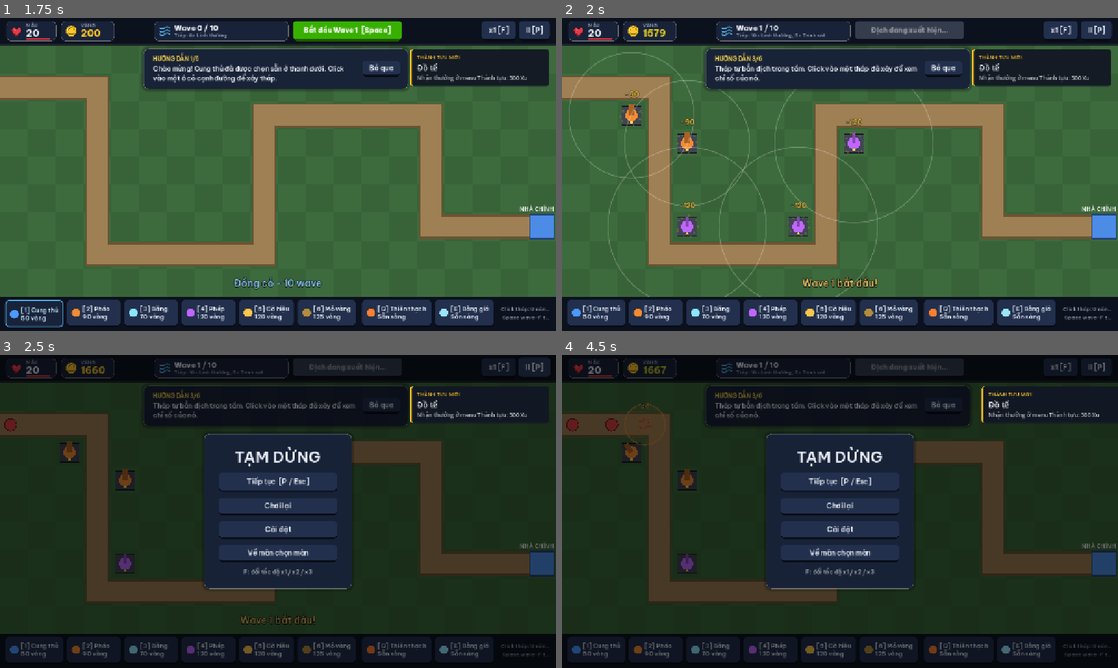
Above: before the commit, frames 1-4 (two rows, left to right).
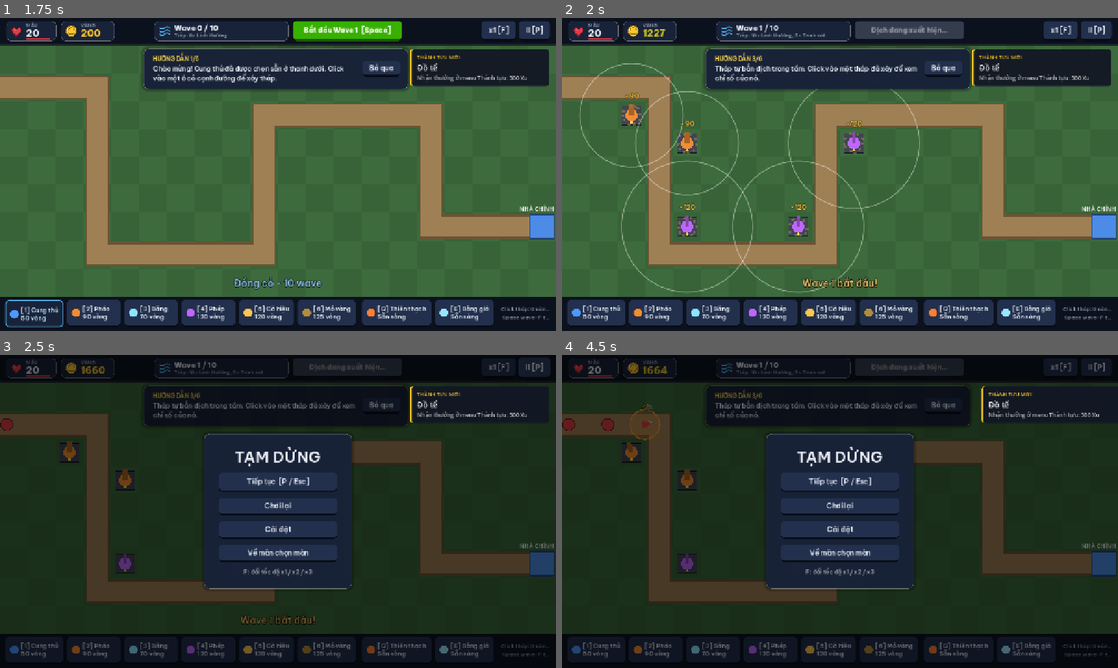
Above: after the commit, the same moments.

Repository: minhkhoitran1808-ux/my-space-game
Game: Godot game, scene res://tests/smoke_test.tscn
Same seed, same stepped clock (60 frames per second), same inputs: the game is played once before the commit and once after it. This scene is started directly instead of the project's main scene.
Inputs:
- Up to frame 1 (1.75 s): click "Bắt đầu Wave 1 [Space]" at 0.5 s; click "x1 [F]" at 1.25 s
- Up to frame 2 (2 s): no input
- Up to frame 3 (2.5 s): click "II [P]" at 2 s
- Up to frame 4 (4.5 s): click "[1] Cung thủ 50 vàng" at 2.75 s; click "[2] Pháo 90 vàng" at 3.5 s; click "[3] Băng 70 vàng" at 4.25 s

Frame 1 is identical in both runs. In frame 2, 2.7% of the frame differs, in the area x 1-67%, y 3-90%; in frame 3, less than 0.1%; in frame 4, 0.4%.

Commit message:
New enemies (Wisp, Splitter), boss summons and anti-farming rewards
- Wisp: 60% magic resist, new translucent blob shape.
- Splitter: splits into 3 Splitlings on death.
- Boss summons 2 Grunts every 8 s (SummonerAura component, pulse ring)
  and its slow is capped (new EnemyData.max_slow).
- Enemies spawned by other enemies (splits, boss children, summons)
  give no gold; normal kill rewards grow 3% per wave, slower than HP.
- Endless mode can roll Wisps (wave 6+) and Splitters (wave 8+);
  Codex draws the new shape.

Co-Authored-By: Claude Opus 5.5 <noreply@anthropic.com>
Claude-Session: https://claude.ai/code/session_018BkuVcu9zCGSmj6Xq9TjTi

Diff:
--- a/tower-defense/resources/enemies/boss_enemy.tres
+++ b/tower-defense/resources/enemies/boss_enemy.tres
@@ -1,8 +1,9 @@
-[gd_resource type="Resource" script_class="EnemyData" load_steps=4 format=3]
+[gd_resource type="Resource" script_class="EnemyData" load_steps=5 format=3]
 
 [ext_resource type="Script" path="res://scripts/resources/EnemyData.gd" id="1_data"]
 [ext_resource type="PackedScene" path="res://scenes/enemies/Enemy.tscn" id="2_scene"]
 [ext_resource type="Resource" path="res://resources/enemies/swarm_enemy.tres" id="3_child"]
+[ext_resource type="Resource" path="res://resources/enemies/basic_enemy.tres" id="4_summon"]
 
 [resource]
 script = ExtResource("1_data")
@@ -16,6 +17,10 @@
 armor = 0.3
 magic_resist = 0.3
 slow_resistance = 0.5
+max_slow = 0.4
+summon_enemy = ExtResource("4_summon")
+summon_count = 2
+summon_interval = 8.0
 spawn_on_death = ExtResource("3_child")
 spawn_on_death_count = 8
 color = Color(0.55, 0.1, 0.15, 1)
--- /dev/null
+++ b/tower-defense/resources/enemies/splitling_enemy.tres
@@ -0,0 +1,17 @@
+[gd_resource type="Resource" script_class="EnemyData" load_steps=3 format=3]
+
+[ext_resource type="Script" path="res://scripts/resources/EnemyData.gd" id="1_data"]
+[ext_resource type="PackedScene" path="res://scenes/enemies/Enemy.tscn" id="2_scene"]
+
+[resource]
+script = ExtResource("1_data")
+id = &"splitling"
+display_name = "Mảnh tách"
+max_health = 20.0
+speed = 120.0
+reward = 0
+damage_to_base = 1
+color = Color(0.55, 0.75, 0.3, 1)
+radius = 8.0
+shape = 0
+scene = ExtResource("2_scene")
--- /dev/null
+++ b/tower-defense/resources/enemies/splitter_enemy.tres
@@ -0,0 +1,22 @@
+[gd_resource type="Resource" script_class="EnemyData" load_steps=4 format=3]
+
+[ext_resource type="Script" path="res://scripts/resources/EnemyData.gd" id="1_data"]
+[ext_resource type="PackedScene" path="res://scenes/enemies/Enemy.tscn" id="2_scene"]
+[ext_resource type="Resource" path="res://resources/enemies/splitling_enemy.tres" id="3_child"]
+
+[resource]
+script = ExtResource("1_data")
+id = &"splitter"
+display_name = "Kẻ tách đôi"
+hint = "Chết thì tách 3 mảnh: dùng nổ lan"
+max_health = 140.0
+speed = 75.0
+reward = 10
+damage_to_base = 2
+armor = 0.2
+spawn_on_death = ExtResource("3_child")
+spawn_on_death_count = 3
+color = Color(0.45, 0.65, 0.2, 1)
+radius = 15.0
+shape = 1
+scene = ExtResource("2_scene")
--- /dev/null
+++ b/tower-defense/resources/enemies/wisp_enemy.tres
@@ -0,0 +1,20 @@
+[gd_resource type="Resource" script_class="EnemyData" load_steps=3 format=3]
+
+[ext_resource type="Script" path="res://scripts/resources/EnemyData.gd" id="1_data"]
+[ext_resource type="PackedScene" path="res://scenes/enemies/Enemy.tscn" id="2_scene"]
+
+[resource]
+script = ExtResource("1_data")
+id = &"wisp"
+display_name = "Hồn ma"
+hint = "Kháng phép 60%: dùng Cung, Pháo"
+max_health = 80.0
+speed = 105.0
+reward = 8
+damage_to_base = 1
+armor = 0.0
+magic_resist = 0.6
+color = Color(0.7, 0.85, 1, 1)
+radius = 13.0
+shape = 6
+scene = ExtResource("2_scene")
--- a/tower-defense/scripts/combat/StatusEffectHandler.gd
+++ b/tower-defense/scripts/combat/StatusEffectHandler.gd
@@ -44,6 +44,7 @@
 	var strongest_slow := 0.0
 	for entry: Dictionary in _active.values():
 		strongest_slow = maxf(strongest_slow, entry.data.slow_amount)
+	strongest_slow = minf(strongest_slow, _enemy.data.max_slow)
 	return 1.0 - strongest_slow * (1.0 - _enemy.data.slow_resistance)
 
 
--- a/tower-defense/scripts/enemies/Enemy.gd
+++ b/tower-defense/scripts/enemies/Enemy.gd
@@ -17,6 +17,8 @@
 signal damaged(enemy: Enemy, amount: float, info: DamageInfo)
 ## Phát ra khi được hồi máu (vd bởi Thầy lang), với lượng máu THỰC được hồi.
 signal healed(enemy: Enemy, amount: float)
+## Địch gọi quân (Boss): WaveManager nghe để sinh quân tại chỗ (quân gọi ra không cho vàng).
+signal summon_requested(enemy: Enemy, summon_data: EnemyData, count: int)
 
 ## Tên group để tháp tìm mục tiêu.
 const GROUP := &"enemies"
@@ -29,6 +31,8 @@
 var base_speed: float = 0.0
 ## Hệ số máu của wave, để địch con sinh ra khi chết cũng mạnh tương ứng.
 var health_multiplier: float = 1.0
+## Hệ số vàng khi bị hạ (WaveManager gán: tăng 3% mỗi wave; quân sinh từ địch khác = 0).
+var reward_multiplier: float = 1.0
 ## Node gây đòn cuối cùng (dùng cho thống kê của tháp).
 var last_damage_source: Node = null
 ## Địch thuộc wave nào (WaveManager gán, dùng để biết khi nào từng wave kết thúc).
@@ -67,6 +71,11 @@
 	health_bar.track(self)
 	hit_feedback.track(self)
 	hit_feedback.changed.connect(queue_redraw)
+	if data.summon_interval > 0.0 and data.summon_enemy:
+		var summoner := SummonerAura.new()
+		summoner.name = "SummonerAura"
+		add_child(summoner)
+		summoner.setup(self)
 	if data.heal_radius > 0.0:
 		var aura := HealerAura.new()
 		aura.name = "HealerAura"
@@ -145,9 +154,14 @@
 	return gained
 
 
+## Vàng nhận được khi hạ con này.
+func get_reward() -> int:
+	return roundi(data.reward * reward_multiplier)
+
+
 func _die() -> void:
 	_is_dead = true
-	died.emit(self, data.reward)
+	died.emit(self, get_reward())
 	queue_free()
 
 
@@ -205,6 +219,13 @@
 				draw_colored_polygon(wing, body_color.darkened(0.25))
 			draw_circle(Vector2.ZERO, r * 0.6, body_color)
 			draw_arc(Vector2.ZERO, r * 0.6, 0.0, TAU, 24, outline, 2.0)
+		EnemyData.Shape.BLOB:
+			# Hồn ma: giọt bán trong suốt có đuôi.
+			var ghost := Color(body_color, 0.75)
+			draw_colored_polygon(PackedVector2Array([Vector2(-r * 0.7, r * 0.3), Vector2(0, r * 1.5), Vector2(r * 0.7, r * 0.3)]), ghost)
+			draw_circle(Vector2.ZERO, r, ghost)
+			for side in [-1.0, 1.0]:
+				draw_circle(Vector2(side * r * 0.35, -r * 0.1), r * 0.18, Color(0.1, 0.1, 0.2, 0.9))
 		EnemyData.Shape.CROSS:
 			# Thầy lang: thân tròn có dấu cộng trắng.
 			draw_circle(Vector2.ZERO, r, body_color)
--- /dev/null
+++ b/tower-defense/scripts/enemies/SummonerAura.gd
@@ -0,0 +1,45 @@
+class_name SummonerAura
+extends Node2D
+## Địch gọi quân (EnemyData.summon_interval > 0, vd Boss): cứ summon_interval giây phát
+## Enemy.summon_requested; WaveManager sinh quân ngay sau lưng (không cho vàng).
+## Mỗi lần gọi có vòng đỏ sẫm loé ra để người chơi biết vì sao địch tự nhiên đông lên.
+
+const PULSE_TIME := 0.4
+const COLOR := Color("8C2F39")
+
+var _enemy: Enemy
+var _timer := 0.0
+var _pulse_age := INF
+
+
+func setup(enemy: Enemy) -> void:
+	_enemy = enemy
+	_timer = enemy.data.summon_interval
+	show_behind_parent = true
+
+
+func _process(delta: float) -> void:
+	if _enemy == null or not _enemy.is_alive():
+		return
+	_timer -= delta
+	if _timer <= 0.0:
+		_timer += _enemy.data.summon_interval
+		summon()
+	if _pulse_age < PULSE_TIME:
+		_pulse_age += delta
+		queue_redraw()
+
+
+## Gọi quân ngay lập tức.
+func summon() -> void:
+	_enemy.summon_requested.emit(_enemy, _enemy.data.summon_enemy, _enemy.data.summon_count)
+	_pulse_age = 0.0
+	queue_redraw()
+
+
+func _draw() -> void:
+	if _pulse_age >= PULSE_TIME:
+		return
+	var t := _pulse_age / PULSE_TIME
+	var radius := _enemy.data.radius * (1.2 + (0.0 if VisualSettings.reduced_motion else 1.3 * t))
+	draw_arc(Vector2.ZERO, radius, 0.0, TAU, 40, Color(COLOR, 0.9 * (1.0 - t)), 4.0, true)
--- a/tower-defense/scripts/fx/FxManager.gd
+++ b/tower-defense/scripts/fx/FxManager.gd
@@ -157,7 +157,8 @@
 
 func _on_enemy_died(enemy: Enemy, reward: int) -> void:
 	var origin := enemy.global_position
-	_add_text(origin + Vector2(0, -enemy.data.radius - 18.0), "+%d" % reward, Color(1.0, 0.85, 0.3), 16)
+	if reward > 0:
+		_add_text(origin + Vector2(0, -enemy.data.radius - 18.0), "+%d" % reward, Color(1.0, 0.85, 0.3), 16)
 	var count := 6 + int(enemy.data.radius * 0.4)
 	for i in count:
 		var direction := Vector2.from_angle(TAU * i / count + randf_range(-0.3, 0.3))
--- a/tower-defense/scripts/managers/WaveGenerator.gd
+++ b/tower-defense/scripts/managers/WaveGenerator.gd
@@ -9,11 +9,11 @@
 ## kỷ lục giữa các lần chơi là công bằng và test có thể lặp lại.
 
 ## Ngân sách mỗi loại địch tiêu tốn (xấp xỉ độ nguy hiểm).
-const THREAT := {&"basic": 1.0, &"fast": 1.0, &"swarm": 0.4, &"armored": 2.5, &"bat": 1.2, &"healer": 2.2}
+const THREAT := {&"basic": 1.0, &"fast": 1.0, &"swarm": 0.4, &"armored": 2.5, &"bat": 1.2, &"healer": 2.2, &"wisp": 1.6, &"splitter": 2.6}
 ## Wave đầu tiên loại địch được phép xuất hiện.
-const UNLOCK_WAVE := {&"basic": 1, &"fast": 2, &"swarm": 3, &"armored": 4, &"bat": 5, &"healer": 7}
+const UNLOCK_WAVE := {&"basic": 1, &"fast": 2, &"swarm": 3, &"armored": 4, &"bat": 5, &"healer": 7, &"wisp": 6, &"splitter": 8}
 ## Khoảng cách spawn gợi ý theo loại địch (giây, ở wave 1).
-const BASE_INTERVAL := {&"basic": 0.8, &"fast": 0.45, &"swarm": 0.2, &"armored": 1.2, &"bat": 0.6, &"healer": 1.4}
+const BASE_INTERVAL := {&"basic": 0.8, &"fast": 0.45, &"swarm": 0.2, &"armored": 1.2, &"bat": 0.6, &"healer": 1.4, &"wisp": 0.6, &"splitter": 1.2}
 const BOSS_ID := &"boss"
 const BOSS_EVERY := 10
 
--- a/tower-defense/scripts/managers/WaveManager.gd
+++ b/tower-defense/scripts/managers/WaveManager.gd
@@ -46,6 +46,8 @@
 
 ## Khoảng cách (pixel trên đường đi) giữa các địch con sinh ra khi địch mẹ chết.
 const DEATH_SPAWN_SPACING := 14.0
+## Vàng hạ địch tăng thêm chừng này mỗi wave (máu địch tăng nhanh hơn => không lăn cầu tuyết).
+const REWARD_GROWTH_PER_WAVE := 0.03
 ## Thưởng gọi sớm = EARLY_CALL_BASE_BONUS + EARLY_CALL_BONUS_PER_WAVE * số thứ tự wave được gọi.
 const EARLY_CALL_BASE_BONUS := 10
 const EARLY_CALL_BONUS_PER_WAVE := 2
@@ -304,8 +306,11 @@
 
 
 ## wave_index < 0 nghĩa là "wave hiện tại"; path = null nghĩa là làn đầu tiên phù hợp.
+## spawned_by_enemy = true: quân sinh ra từ địch khác (tách đôi, Boss chết / gọi quân), không cho vàng
+## để không "cày" được tiền. Còn lại: vàng tăng 3% mỗi wave (chậm hơn máu địch).
 func _spawn_enemy(enemy_data: EnemyData, health_multiplier: float, speed_multiplier: float,
-		start_progress: float = 0.0, wave_index: int = -1, path: Path2D = null) -> Enemy:
+		start_progress: float = 0.0, wave_index: int = -1, path: Path2D = null,
+		spawned_by_enemy: bool = false) -> Enemy:
 	if wave_index < 0:
 		wave_index = maxi(_current_wave_index, 0)
 	if path == null:
@@ -313,7 +318,9 @@
 	var enemy := enemy_data.scene.instantiate() as Enemy
 	enemy.setup(enemy_data, health_multiplier, speed_multiplier)
 	enemy.wave_index = wave_index
+	enemy.reward_multiplier = 0.0 if spawned_by_enemy else 1.0 + REWARD_GROWTH_PER_WAVE * wave_index
 	enemy.died.connect(_on_enemy_died)
+	enemy.summon_requested.connect(_on_summon_requested)
 	enemy.reached_end.connect(_on_enemy_reached_end)
 	path.add_child(enemy)
 	enemy.progress = start_progress
@@ -332,11 +339,20 @@
 			var same_lane := child_data.is_flying == enemy.data.is_flying
 			_spawn_enemy(child_data, enemy.health_multiplier, 1.0,
 					maxf(enemy.progress - i * DEATH_SPAWN_SPACING, 0.0) if same_lane else 0.0,
-					enemy.wave_index, enemy.get_parent() if same_lane else null)
+					enemy.wave_index, enemy.get_parent() if same_lane else null, true)
 
 	_alive_by_wave[enemy.wave_index] -= 1
 	GameManager.add_gold(reward)
 	_check_wave_completed(enemy.wave_index)
+
+
+## Boss gọi quân: sinh ngay sau lưng Boss, cùng làn, cùng hệ số máu, không cho vàng.
+func _on_summon_requested(enemy: Enemy, summon_data: EnemyData, count: int) -> void:
+	if not enemy.is_alive() or summon_data.scene == null:
+		return
+	for i in count:
+		_spawn_enemy(summon_data, enemy.health_multiplier, 1.0, maxf(enemy.progress - 24.0 - i * DEATH_SPAWN_SPACING, 0.0),
+				enemy.wave_index, enemy.get_parent(), true)
 
 
 func _on_enemy_reached_end(enemy: Enemy, damage: int) -> void:
--- a/tower-defense/scripts/resources/EnemyData.gd
+++ b/tower-defense/scripts/resources/EnemyData.gd
@@ -7,7 +7,7 @@
 ## WaveManager tự quét thư mục này, nên trong file wave chỉ cần ghi "id".
 
 ## Hình dạng vẽ tạm khi chưa có sprite.
-enum Shape { CIRCLE, SQUARE, TRIANGLE, DIAMOND, BAT, CROSS }
+enum Shape { CIRCLE, SQUARE, TRIANGLE, DIAMOND, BAT, CROSS, BLOB }
 
 ## Mã định danh, dùng trong các file data/waves/*.json. Phải duy nhất.
 @export var id: StringName = &"basic"
@@ -36,6 +36,8 @@
 @export_range(0.0, 0.9, 0.05) var magic_resist: float = 0.0
 ## Giảm hiệu quả làm chậm (0.5 = chỉ chịu một nửa).
 @export_range(0.0, 1.0, 0.05) var slow_resistance: float = 0.0
+## Mức làm chậm tối đa áp được (trước khi tính slow_resistance). 1 = không giới hạn.
+@export_range(0.0, 1.0, 0.05) var max_slow: float = 1.0
 
 @export_group("Hồi máu")
 ## Bán kính hồi máu cho địch xung quanh (0 = không hồi; > 0 = địch "Thầy lang", xem HealerAura).
@@ -44,6 +46,13 @@
 @export var heal_amount: float = 0.0
 ## Khoảng cách giữa hai lần hồi (giây).
 @export var heal_interval: float = 2.5
+
+@export_group("Gọi quân")
+## Cứ summon_interval giây gọi summon_count con summon_enemy tại chỗ (0 = không gọi).
+## Quân được gọi không cho vàng.
+@export var summon_enemy: EnemyData
+@export var summon_count: int = 0
+@export var summon_interval: float = 0.0
 
 @export_group("Khi chết")
 ## Loại địch sinh ra khi con này chết (để trống nếu không có).
--- a/tower-defense/scripts/ui/meta/CodexScreen.gd
+++ b/tower-defense/scripts/ui/meta/CodexScreen.gd
@@ -133,6 +133,9 @@
 			canvas.draw_colored_polygon(PackedVector2Array([c + Vector2(0, -r), c + Vector2(r, r * 0.8), c + Vector2(-r, r * 0.8)]), color)
 		EnemyData.Shape.DIAMOND:
 			canvas.draw_colored_polygon(PackedVector2Array([c + Vector2(0, -r), c + Vector2(r, 0), c + Vector2(0, r), c + Vector2(-r, 0)]), color)
+		EnemyData.Shape.BLOB:
+			canvas.draw_colored_polygon(PackedVector2Array([c + Vector2(-r * 0.7, r * 0.3), c + Vector2(0, r * 1.5), c + Vector2(r * 0.7, r * 0.3)]), Color(color, 0.75))
+			canvas.draw_circle(c, r, Color(color, 0.75))
 		EnemyData.Shape.BAT:
 			for side in [-1.0, 1.0]:
 				canvas.draw_colored_polygon(PackedVector2Array([c + Vector2(side * r * 0.3, -r * 0.2),
--- a/tower-defense/tests/smoke_test.gd
+++ b/tower-defense/tests/smoke_test.gd
@@ -44,6 +44,7 @@
 	await _test_systems()
 	await _test_tower_management()
 	await _test_tower_mechanics()
+	await _test_new_enemies()
 	await _test_match_flow()
 	await _test_level_flow()
 	await _test_abilities_and_flying()
@@ -303,6 +304,57 @@
 	frost._shoot(victims[0])
 	_check(in_range.size() >= 2 and in_range.all(func(enemy: Enemy) -> bool:
 			return enemy.health < enemy.max_health and enemy.status_effects.has_effect(&"slow")), "sóng toả: %d địch trong tầm đều trúng + chậm" % in_range.size())
+	await _free_main(main)
+
+
+# --- Phần 1p: địch mới + chống cày tiền -----------------------------------------------
+
+func _test_new_enemies() -> void:
+	print("[1p] Địch mới + chống cày tiền")
+	var main := await _new_main()
+	var waves: WaveManager = main.wave_manager
+	var path: Path2D = main.map.get_paths()[0]
+	for id in [&"wisp", &"splitter", &"splitling"]:
+		_check(waves.get_enemy_type(id) != null, "có loại địch '%s'" % id)
+
+	# Hồn ma kháng phép 60%.
+	var wisp := _spawn_test_enemy(path, waves.get_enemy_type(&"wisp"))
+	_check(is_equal_approx(wisp.take_damage(DamageInfo.new(100.0, DamageInfo.Type.MAGIC)), 40.0), "Hồn ma: phép 100 => 40")
+	wisp.queue_free()
+
+	# Vàng tăng 3% mỗi wave; quân sinh từ địch khác không cho vàng.
+	var early: Enemy = waves._spawn_enemy(waves.get_enemy_type(&"basic"), 1.0, 0.0, 300.0, 0)
+	var late: Enemy = waves._spawn_enemy(waves.get_enemy_type(&"basic"), 1.0, 0.0, 300.0, 9)
+	_check(early.get_reward() == 8 and late.get_reward() == roundi(8 * 1.27), "vàng hạ địch: wave 1 = 8, wave 10 = %d" % late.get_reward())
+	var gold_before := GameManager.gold
+	var splitter: Enemy = waves._spawn_enemy(waves.get_enemy_type(&"splitter"), 1.0, 0.0, 300.0)
+	splitter.take_damage(DamageInfo.new(9999.0, DamageInfo.Type.TRUE))
+	await get_tree().process_frame
+	var spawned := get_tree().get_nodes_in_group(Enemy.GROUP).filter(func(node: Node) -> bool: return node.data.id == &"splitling")
+	_check(spawned.size() == 3 and GameManager.gold == gold_before + 10, "Kẻ tách đôi chết: 3 mảnh tách, chỉ +10 vàng của con mẹ")
+	gold_before = GameManager.gold
+	for piece: Enemy in spawned:
+		piece.take_damage(DamageInfo.new(9999.0, DamageInfo.Type.TRUE))
+	_check(GameManager.gold == gold_before, "hạ mảnh tách: không cho vàng")
+
+	# Boss gọi 2 lính mỗi 8 giây (không cho vàng); làm chậm bị giới hạn.
+	var boss: Enemy = waves._spawn_enemy(waves.get_enemy_type(&"boss"), 1.0, 0.0, 500.0)
+	await get_tree().process_frame
+	var basics_before := get_tree().get_nodes_in_group(Enemy.GROUP).filter(func(node: Node) -> bool: return node.data.id == &"basic").size()
+	boss.get_node("SummonerAura").summon()
+	await get_tree().process_frame
+	var summoned := get_tree().get_nodes_in_group(Enemy.GROUP).filter(func(node: Node) -> bool: return node.data.id == &"basic")
+	_check(summoned.size() == basics_before + 2, "Boss gọi 2 lính")
+	_check(summoned.all(func(node: Enemy) -> bool: return node == early or node == late or node.get_reward() == 0), "lính Boss gọi không cho vàng")
+	var freeze: StatusEffectData = load("res://resources/effects/freeze.tres")
+	boss.status_effects.apply(freeze)
+	_check(is_equal_approx(boss.status_effects.get_speed_multiplier(), 1.0 - 0.4 * 0.5), "Boss: Băng giá chỉ làm chậm tối đa 20%% (%.2f)" % boss.status_effects.get_speed_multiplier())
+	var boss_children_gold := GameManager.gold
+	boss.take_damage(DamageInfo.new(999999.0, DamageInfo.Type.TRUE))
+	await get_tree().process_frame
+	var swarm_kids := get_tree().get_nodes_in_group(Enemy.GROUP).filter(func(node: Node) -> bool: return node.data.id == &"swarm")
+	_check(swarm_kids.size() == 8 and swarm_kids.all(func(node: Enemy) -> bool: return node.get_reward() == 0), "con của Boss không cho vàng")
+	_check(GameManager.gold > boss_children_gold, "hạ Boss vẫn cho vàng")
 	await _free_main(main)
 
 
Not shown, added: tower-defense/scripts/enemies/SummonerAura.gd.uid
